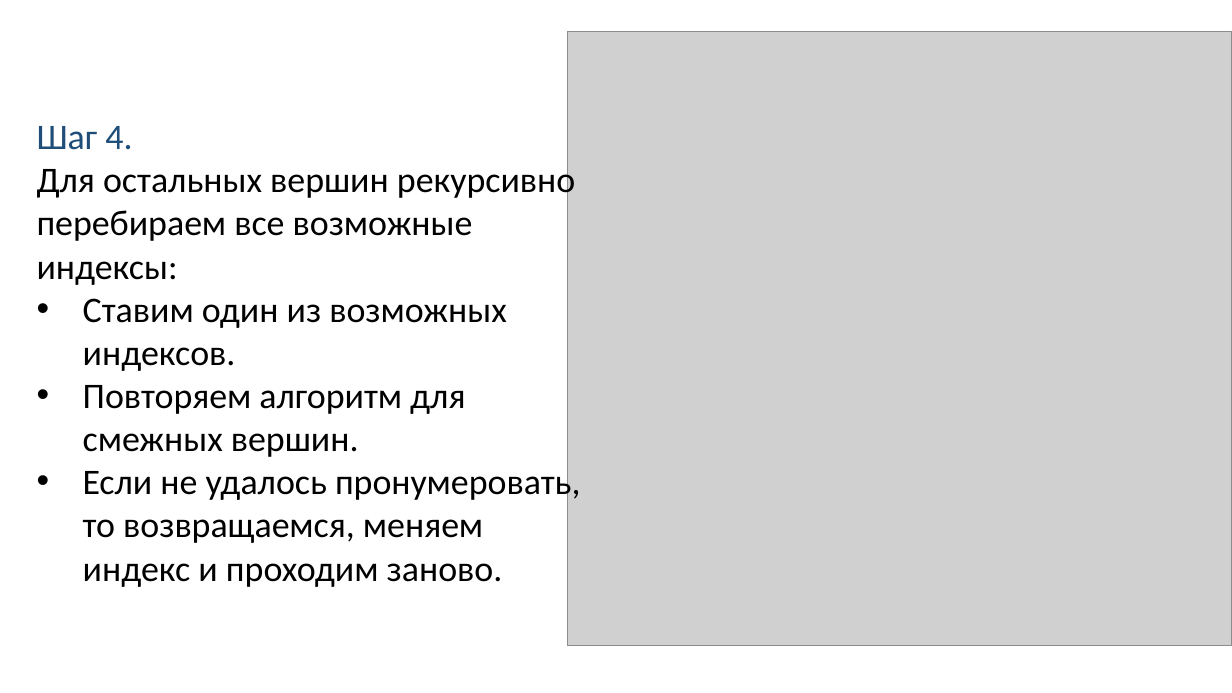
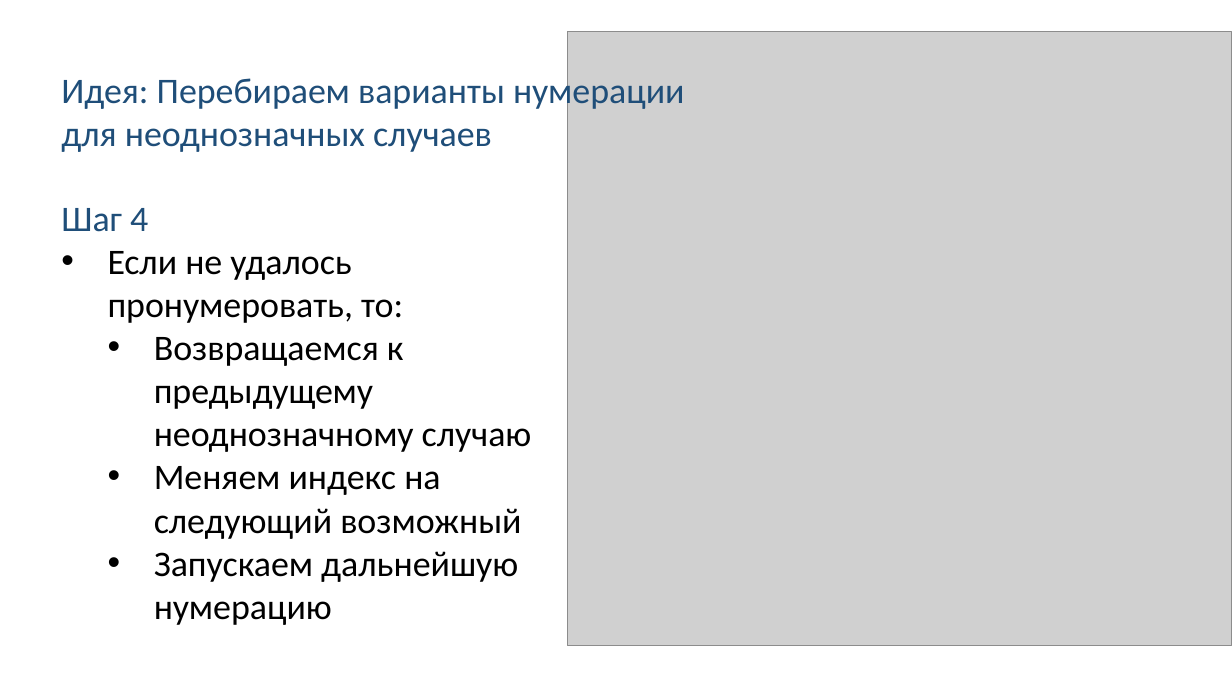
Before and after one commit to Linserous/NumericalGridGeneration, a slide deck: slide 24 of docs/Презентация v0.8.1.pptx. Drawn at 1232x693 pixels with LibreOffice and Linux fonts; fonts in the diff are those of the drawing; grey boxes stand for pictures. Boxes give left, top, right and bottom in pixels: in the first picture for what was removed or moved away, otherwise in the second. Text is boxed around its words. In the diff, an @@ line names an element or a change of style, - is before the commit and + after.

```diff
--- a/docs/Презентация v0.8.1.pptx
+++ b/docs/Презентация v0.8.1.pptx
@@ text added at box(61, 73, 685, 152), 28 pt, text #1F4E79 @@
+Идея: Перебираем варианты нумерации
+для неоднозначных случаев
@@ text at box(61, 208, 532, 625): text changed @@
-Шаг 4.
-Для остальных вершин рекурсивно перебираем все возможные индексы:
-• Ставим один из возможных индексов.
-• Повторяем алгоритм для смежных вершин.
-• Если не удалось пронумеровать, то возвращаемся, меняем индекс и проходим заново.
+Шаг 4
+• Если не удалось пронумеровать, то:
+  • Возвращаемся к предыдущему неоднозначному случаю
+  • Меняем индекс на следующий возможный
+  • Запускаем дальнейшую нумерацию
```
Also in this commit, not shown: 10 other slides changed, 1 slide added.
